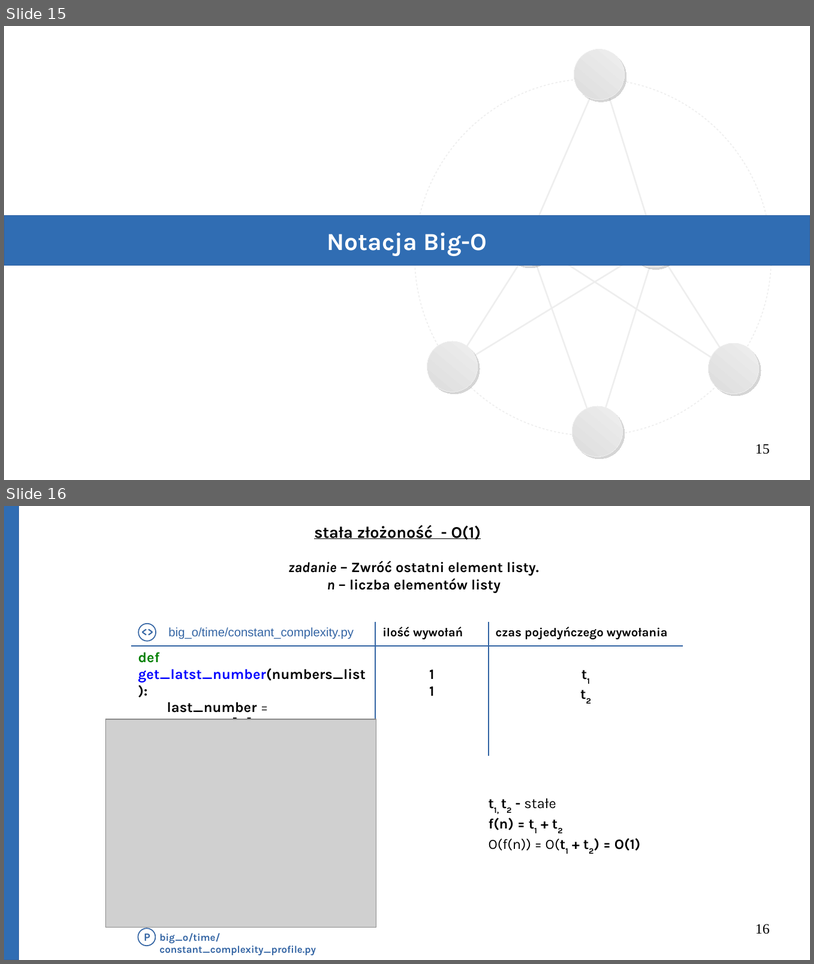
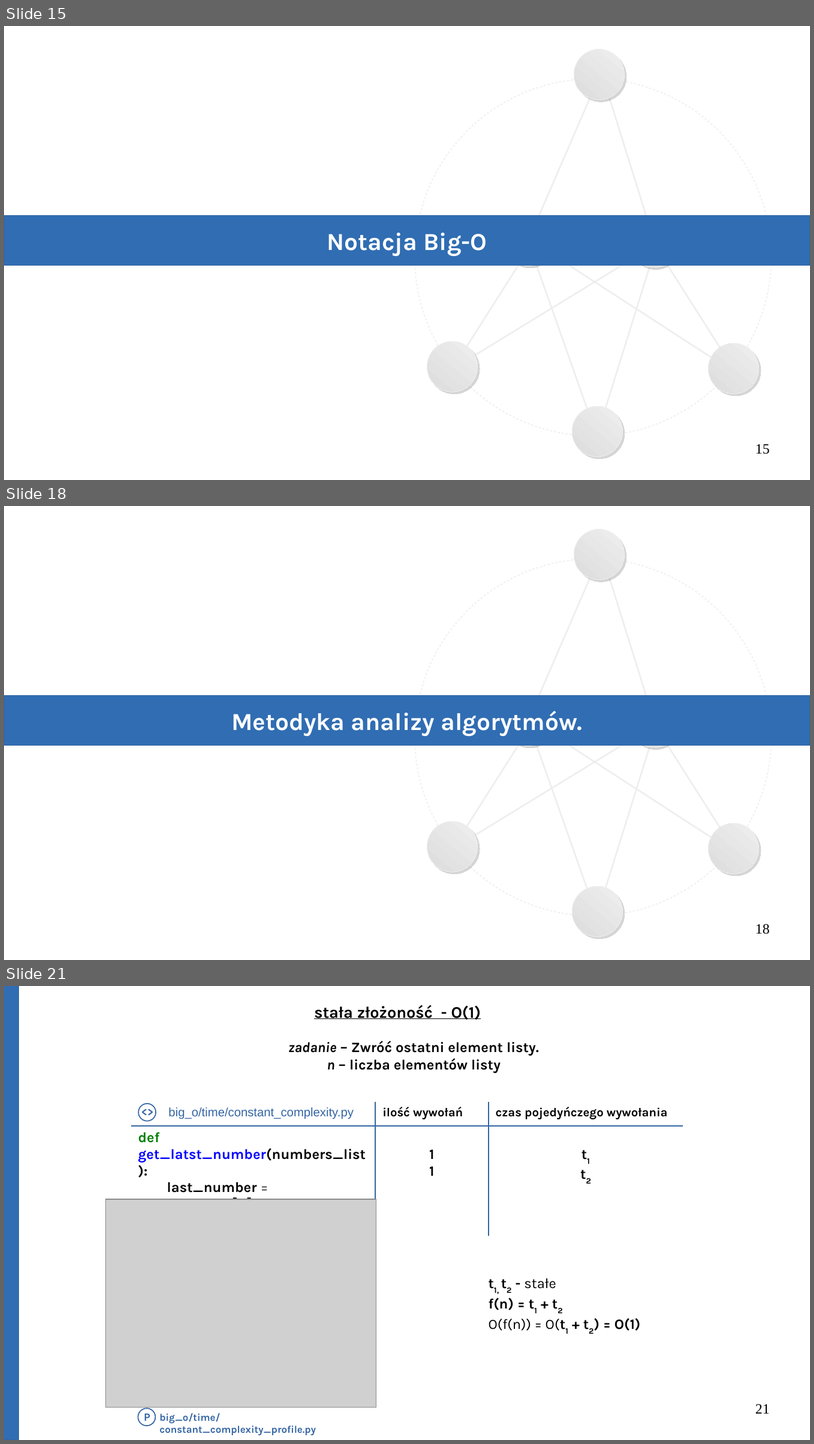
Before and after one commit to Michael-Wisniewski/algorithmic-workshop, a slide deck: gotowa.odp. Shown one above the other, each under a label of ours: slides 15 and 16 before the commit, slides 15, 18 and 21 after it; the slides between them are not shown. The pictures are 814x964 and 814x1444 pixels, drawn with LibreOffice and Linux fonts; fonts in the diff are those of the drawing; grey boxes stand for pictures. Boxes give left, top, right and bottom in pixels: in the first picture for what was removed or moved away, otherwise in the second. Text is boxed around its words. In the diff, an @@ line names an element or a change of style, - is before the commit and + after.

```diff
--- a/gotowa.odp
+++ b/gotowa.odp
@@ slide 18 added at bbox=[4, 506, 810, 960], background #FFFFFF @@
@@ group added at bbox=[415, 529, 773, 936]: 8 lines, 7 ellipses @@
@@ rectangle added at bbox=[4, 696, 810, 745], fill #306DB3, outline #3465A4 0 pt, 24 pt, text #FFFFFF, bold @@
+Metodyka analizy algorytmów.
@@ page number added at bbox=[756, 924, 770, 934], 14 pt, text #000000 @@
+18
@@ what was slide 16 is now slide 21 @@
@@ page number at bbox=[756, 1404, 770, 1413]: text changed @@
-16
+21
```
Also in this commit, not shown: 4 slides changed, 8 other slides added, 1 other file.
